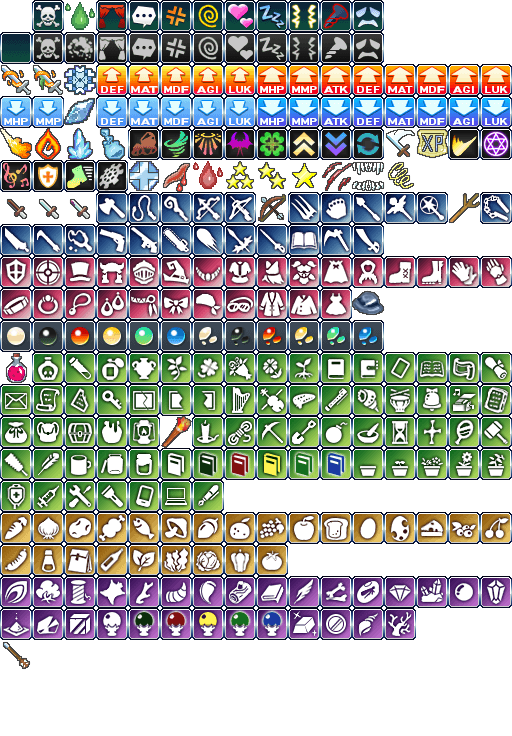
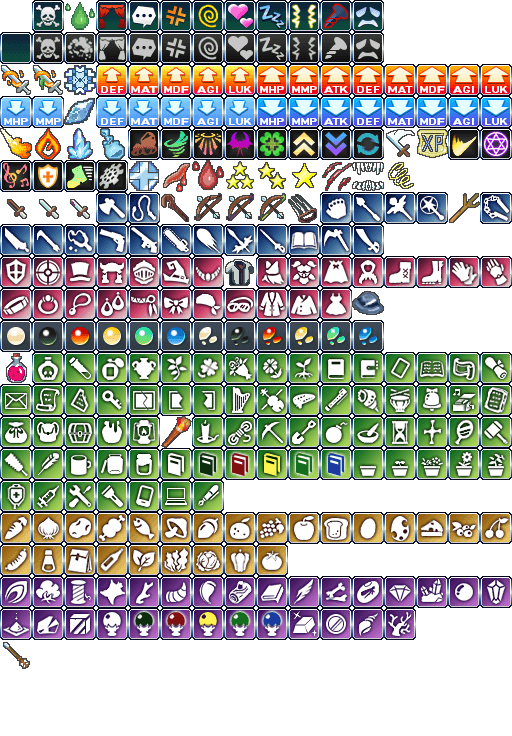
Revision of a layered 512×736 image; what changed, layer by layer:
added layer "Cloth Clothes" above "wildan-rahmat-armor" over left=226, top=260, right=253, bottom=285
added layer "Claws" above "Noise" over left=289, top=195, right=316, bottom=222
added layer "Noise" (multiply) above "Staff" over left=160, top=160, right=204, bottom=224
added layer "Staff" above "Bleed" over left=162, top=195, right=188, bottom=221
added layer "Bow3" above "Bow2" over left=195, top=194, right=221, bottom=220
added layer "Bow2" above "Bow" over left=227, top=194, right=253, bottom=220
renamed "Shoot" to "Bow", painted on it over left=259, top=194, right=285, bottom=221
painted on "Layer 1" over left=160, top=192, right=320, bottom=288
